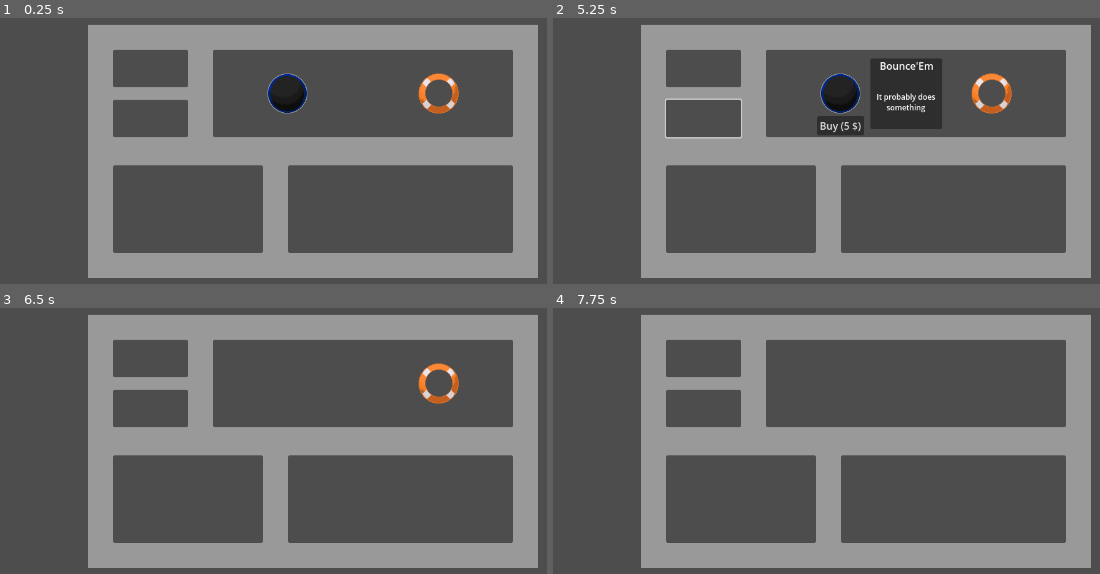
Above: before the commit, frames 1-4 (two rows, left to right).
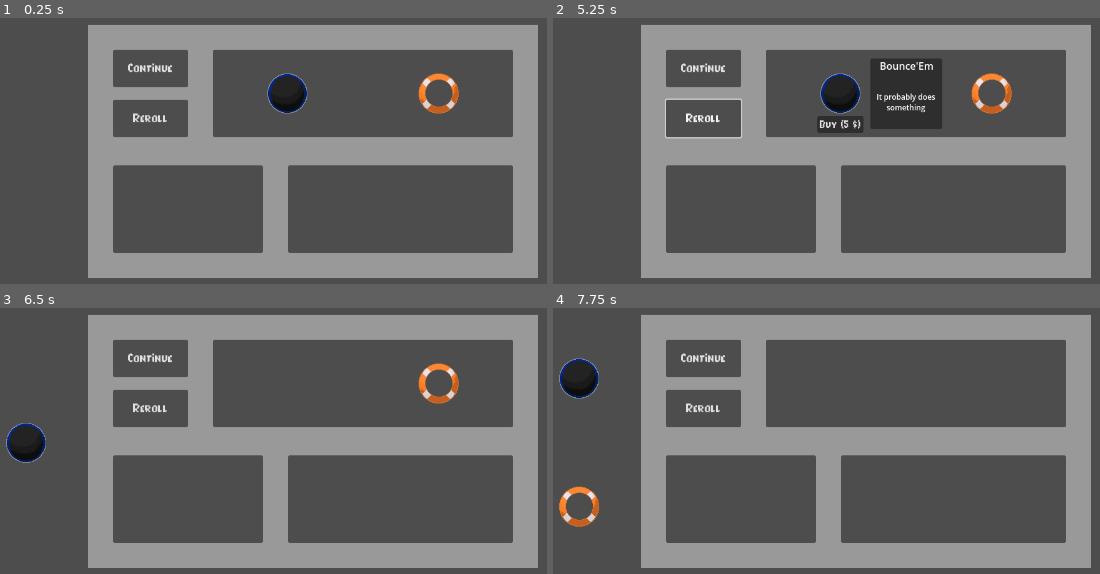
Above: after the commit, the same moments.

Repository: FiCeHo/Plink-go
Game: Godot game, scene res://shop/shop_screen.tscn
The game is run twice, just before and just after one commit, with the same random seed, the same clock (stepped at 60 frames per second) and the same inputs. This scene is started directly instead of the project's main scene.
Inputs (mouse positions are in pixels of both pictures, inside the frame that each line leads up to):
- Up to frame 1 (0.25 s): no input
- Up to frame 2 (5.25 s): click (706, 119) at 0.5 s; click (706, 68) at 1.25 s; click (706, 68) at 2 s; click (706, 119) at 2.75 s; click (706, 68) at 3.5 s; click (706, 119) at 4.25 s; tap Enter at 5 s; move the mouse to (842, 92) at 5.02 s; click (842, 92) at 5.17 s
- Up to frame 3 (6.5 s): click "Buy (5 $)" at 5.75 s
- Up to frame 4 (7.75 s): tap Space at 6.5 s; move the mouse to (990, 382) at 6.52 s; click (990, 382) at 6.67 s; click "Buy (5 $)" at 7.25 s

The runs differ from the first frame. In frame 1, 0.3% of the frame differs, in the area x 23-32%, y 16-40%; in frame 2, 0.5%; in frame 3, 1.2%; in frame 4, 1.7%, in the area x 1-32%, y 16-83%.
Error before the commit: Trying to assign an array of type "Array" to a variable of type "Array[PackedScene]". (res://player_variables.gd:7)

Commit message:
more shhop

Diff:
--- a/plink-go!/player_variables.gd
+++ b/plink-go!/player_variables.gd
@@ -1,6 +1,6 @@
 extends Node
 
-var ball_array : Array[PackedScene]
+var ball_array = []
 var perk_array = []
 
 func _init():
--- /dev/null
+++ b/plink-go!/shop/player_perks.gd
@@ -0,0 +1 @@
+extends VBoxContainer
--- a/plink-go!/shop/shop_screen.gd
+++ b/plink-go!/shop/shop_screen.gd
@@ -1,6 +1,5 @@
 extends Control
 
-const ItemUtils = preload("res://utils/item_utils.gd")
 const ShowItem = preload("res://utils/show_item.gd")
 
 var PlayerData = preload("res://player_variables.gd")
@@ -10,12 +9,17 @@
 @onready var name_label = get_node("ShopPanel/ItemDetail/NameLabel")
 @onready var desc_label = get_node("ShopPanel/ItemDetail/DescriptionLabel")
 @onready var buy_button = get_node("ShopPanel/BuyButton")
+
+@onready var perk_list = get_node("PlayerPerks")
+@onready var sell_button = get_node("SellButton")
+
 var current_selected_item: Control = null
 var current_selected_type: String = ""
 var current_selected_data: Resource = null
+var selected_from_shop := false
 
 func _ready():
-	details_panel.hide()
+	load_player_perks()
 	var all_perks = ItemUtils.get_all_perks()
 	var perk_data_list = ItemUtils.pick_weighted_items(
 		all_perks,
@@ -25,12 +29,17 @@
 
 	for perk_data in perk_data_list:
 		var item = ShowItem.spawn(perk_data, "perk")
+		item.set_meta("source", "shop")
 		item.selected.connect(_on_item_selected)
 		perk_list_display.add_child(item)
 		print("Spawned item is a:", item.get_class())
 
 	buy_button.pressed.connect(_on_buy_button_pressed)
+	sell_button.pressed.connect(_on_sell_button_pressed)
 	buy_button.hide()  # Hide by default
+	details_panel.hide()
+	sell_button.hide()
+
 	print_tree_pretty()
 
 func _on_item_selected(item_data: Resource, item_node: Control):
@@ -38,15 +47,18 @@
 	if current_selected_item == item_node and details_panel.visible:
 		details_panel.hide()
 		buy_button.hide()
+		sell_button.hide()
 		current_selected_item = null
 		current_selected_type = ""
 		current_selected_data = null
+		selected_from_shop = false
 		return
 
 	# Otherwise, update and show details
 	current_selected_item = item_node
 	current_selected_type = item_data.type
 	current_selected_data = item_data
+	selected_from_shop = item_node.get_meta("source") == "shop"
 
 	name_label.text = item_data.name
 	desc_label.text = "[font_size=12]%s[/font_size]" % item_data.description
@@ -59,15 +71,39 @@
 	var y_offset = (item_size.y - panel_size.y) / 2.0
 
 	details_panel.global_position = item_pos + Vector2(item_size.x + offset.x, y_offset)
-	buy_button.global_position = item_pos + Vector2(-5,  68)
-	buy_button.text = "Buy (%d $)" % item_data.price
+
+	buy_button.hide()
+	sell_button.hide()
+
+
+	if selected_from_shop:
+		buy_button.text = "Buy (%d $)" % item_data.price
+		buy_button.size = buy_button.get_minimum_size()
+
+		var button_size = buy_button.size
+		var x_center_offset = (item_size.x - button_size.x) / 2.0
+
+		buy_button.global_position = item_pos + Vector2(x_center_offset, 68)
+		buy_button.show()
+	else:
+		sell_button.text = "Sell (%d $)" % int(item_data.price * 0.5)
+		sell_button.size = sell_button.get_minimum_size()
+
+		var button_size = sell_button.size
+		var x_center_offset = (item_size.x - button_size.x) / 2.0
+
+		sell_button.global_position = item_pos + Vector2(x_center_offset, 68)
+		sell_button.show()
 
 	details_panel.show()
-	buy_button.show()
 
 func _on_buy_button_pressed():
 	if not current_selected_item:
 		return
+
+	if current_selected_type == "perk":
+		print("Bought perk:", current_selected_data.name)
+		PlayerVariables.perk_array.append(current_selected_data)
 
 	# Disable card
 	current_selected_item.get_node("TextureRect").visible = false
@@ -78,3 +114,34 @@
 	current_selected_item = null
 	current_selected_type = ""
 	current_selected_data = null
+
+	load_player_perks()
+
+func _on_sell_button_pressed():
+	if current_selected_type == "perk" and current_selected_data:
+		if PlayerVariables.perk_array.has(current_selected_data):
+			PlayerVariables.perk_array.erase(current_selected_data)
+			print("Sold:", current_selected_data.name)
+
+	# Clean up
+	current_selected_item.queue_free()
+	current_selected_item = null
+	current_selected_type = ""
+	current_selected_data = null
+	selected_from_shop = false
+
+	details_panel.hide()
+	sell_button.hide()
+
+	load_player_perks()
+
+func load_player_perks():
+	for child in perk_list.get_children():
+		child.queue_free()
+
+	for perk_data in PlayerVariables.perk_array:
+		var item = ShowItem.spawn(perk_data, "perk")
+		item.set_meta("source", "player")
+		item.selected.connect(_on_item_selected)
+		perk_list.add_child(item)
+		print("Spawned item is a:", item.get_class())
--- a/plink-go!/shop/shop_screen.tscn
+++ b/plink-go!/shop/shop_screen.tscn
@@ -1,6 +1,7 @@
-[gd_scene load_steps=3 format=3 uid="uid://n6g0wutn7lld"]
+[gd_scene load_steps=4 format=3 uid="uid://n6g0wutn7lld"]
 
 [ext_resource type="Script" uid="uid://bdjk52saa7fox" path="res://shop/shop_screen.gd" id="1_6fma4"]
+[ext_resource type="FontFile" uid="uid://ci4buvranebo7" path="res://assets/game/PearSoda.ttf" id="2_td7g5"]
 
 [sub_resource type="StyleBoxFlat" id="StyleBoxFlat_5ji30"]
 content_margin_left = 40.0
@@ -110,6 +111,9 @@
 offset_top = 40.0
 offset_right = 160.0
 offset_bottom = 100.0
+theme_override_fonts/font = ExtResource("2_td7g5")
+theme_override_font_sizes/font_size = 24
+text = "Continue"
 
 [node name="RerollButton" type="Button" parent="ShopPanel"]
 layout_mode = 0
@@ -117,6 +121,9 @@
 offset_top = 120.0
 offset_right = 160.0
 offset_bottom = 180.0
+theme_override_fonts/font = ExtResource("2_td7g5")
+theme_override_font_sizes/font_size = 24
+text = "Reroll"
 
 [node name="ItemDetail" type="Panel" parent="ShopPanel"]
 layout_mode = 0
@@ -155,3 +162,21 @@
 layout_mode = 0
 offset_right = 50.0
 offset_bottom = 22.0
+theme_override_fonts/font = ExtResource("2_td7g5")
+theme_override_font_sizes/font_size = 20
+
+[node name="PlayerPerks" type="VBoxContainer" parent="."]
+layout_mode = 0
+offset_left = 121.0
+offset_top = 160.0
+offset_right = 241.0
+offset_bottom = 566.0
+
+[node name="SellButton" type="Button" parent="."]
+layout_mode = 0
+offset_left = 4.0
+offset_top = -1.0
+offset_right = 12.0
+offset_bottom = 7.0
+theme_override_fonts/font = ExtResource("2_td7g5")
+theme_override_font_sizes/font_size = 20
Not shown: 1 places in plink-go!/game.tscn that only renumber resources
Not shown: 1 places in plink-go!/main_menu.tscn that only renumber resources
Not shown, added: plink-go!/shop/player_perks.gd.uid
